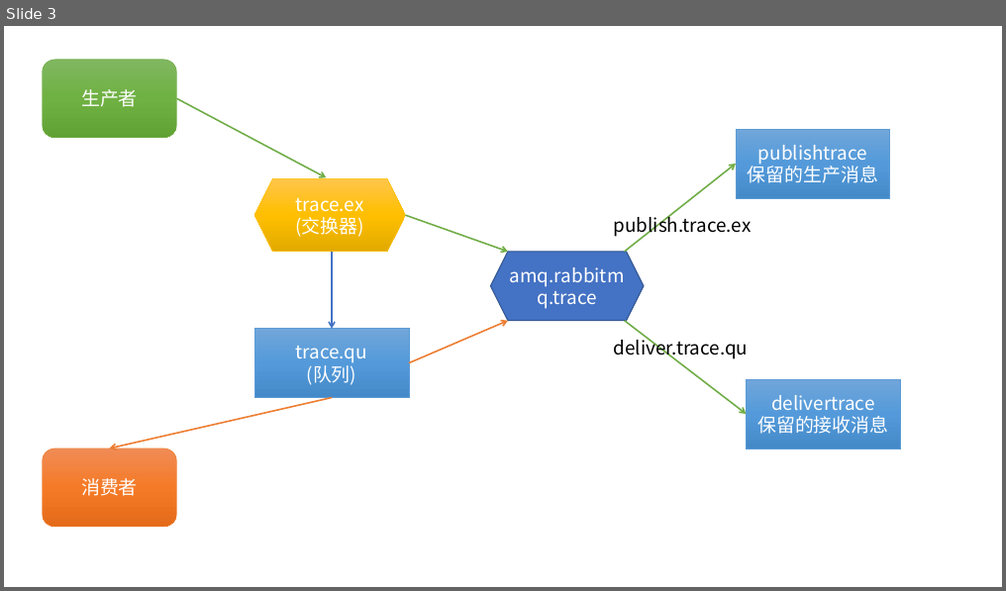
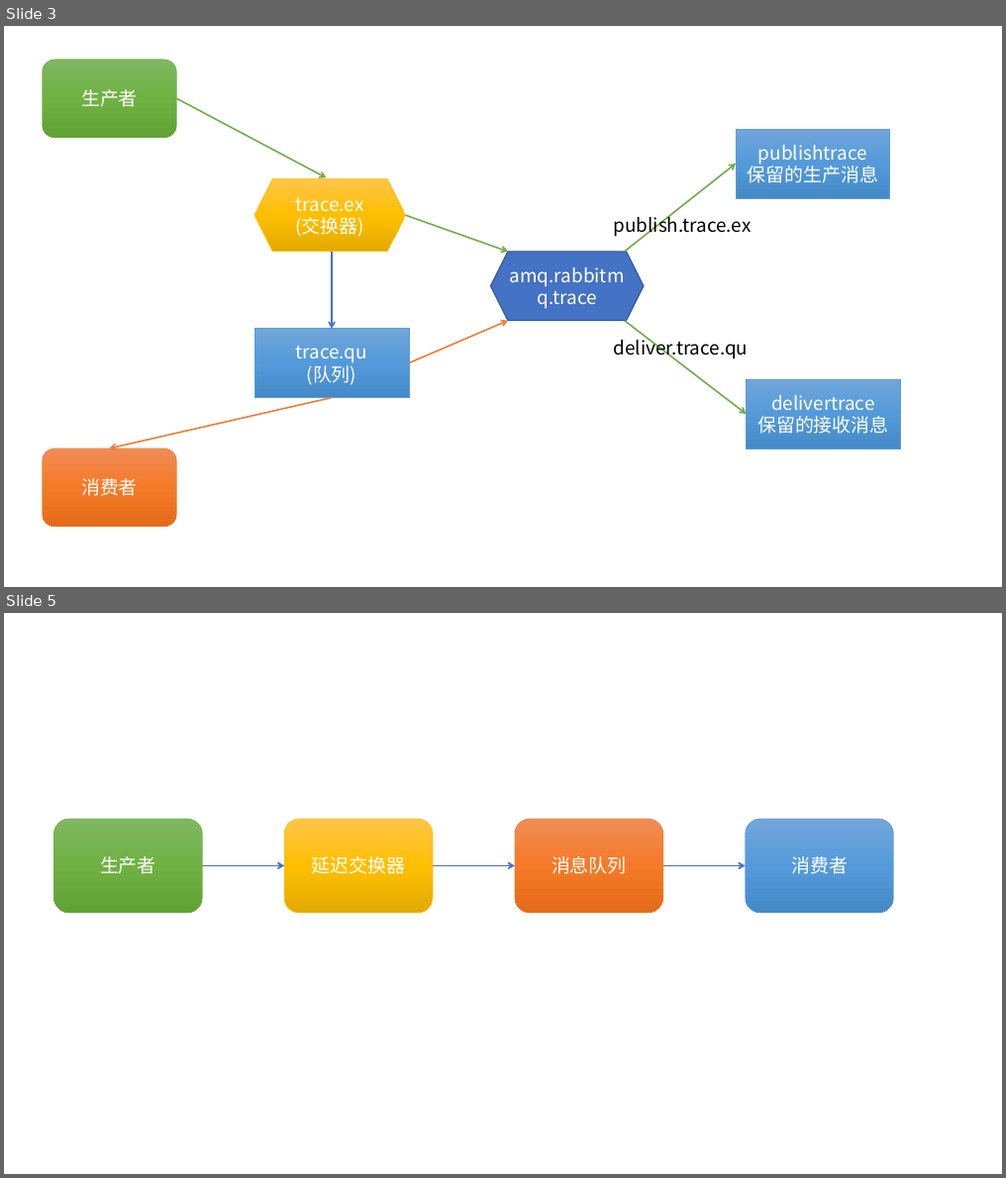
Before and after one commit to kkzfl22/learn-md, a slide deck: rabbitmq/RabbitMQ.pptx. Shown one above the other, each under a label of ours: slide 3 before the commit, slides 3 and 5 after it; the slides between them are not shown. The pictures are 1006x591 and 1006x1178 pixels, drawn with LibreOffice and Linux fonts; fonts in the diff are those of the drawing. Boxes give left, top, right and bottom in pixels: in the first picture for what was removed or moved away, otherwise in the second. Text is boxed around its words. In the diff, an @@ line names an element or a change of style, - is before the commit and + after.

Commit message:
延迟交换器的使用

```diff
--- a/rabbitmq/RabbitMQ.pptx
+++ b/rabbitmq/RabbitMQ.pptx
@@ slide 5 added at (4, 613, 1002, 1174), background #FFFFFF @@
@@ rounded rectangle added at (54, 819, 202, 913), fill gradient #81B861 to #6FB242 to #62A336, outline #70AD47 0.5 pt, 18 pt, text #FFFFFF @@
+生产者
@@ rounded rectangle added at (284, 819, 433, 913), fill gradient #FFC64B to #FFC000 to #E3AB00, outline #FFC000 0.5 pt, 18 pt, text #FFFFFF @@
+延迟交换器
@@ rounded rectangle added at (515, 819, 662, 913), fill gradient #F18C57 to #F67B28 to #E56C19, outline #ED7D31 0.5 pt, 18 pt, text #FFFFFF @@
+消息队列
@@ rounded rectangle added at (746, 819, 893, 913), fill gradient #71A6DB to #559BDB to #448ACA, outline #5B9BD5 0.5 pt, 18 pt, text #FFFFFF @@
+消费者
@@ arrow added from (202, 866) to (284, 866), #4472C4 1.5 pt @@
@@ arrow added from (433, 866) to (515, 866), #4472C4 1.5 pt @@
@@ arrow added from (663, 866) to (746, 866), #4472C4 1.5 pt @@
```
Also in this commit, not shown: 1 other slide added, 3 other files.
